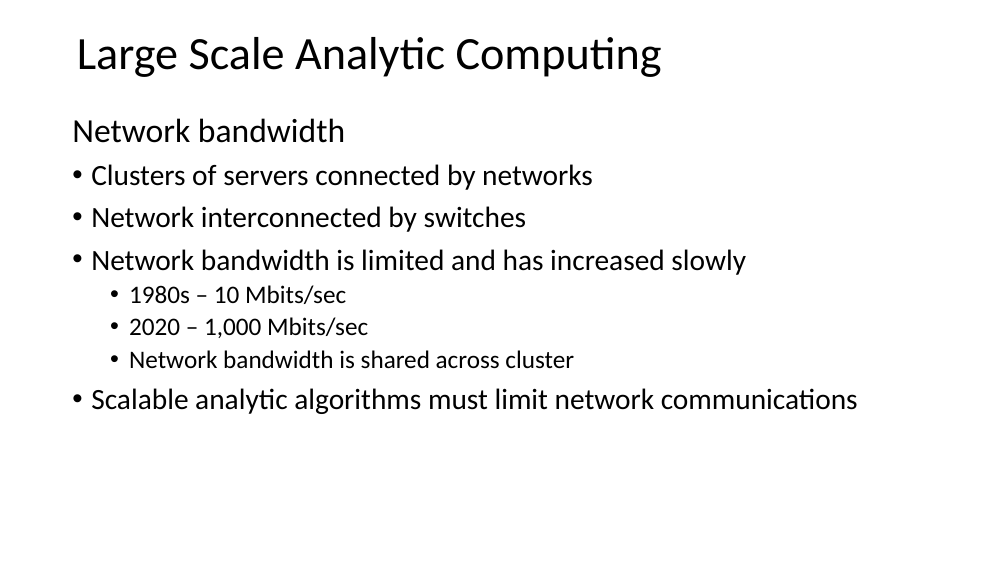
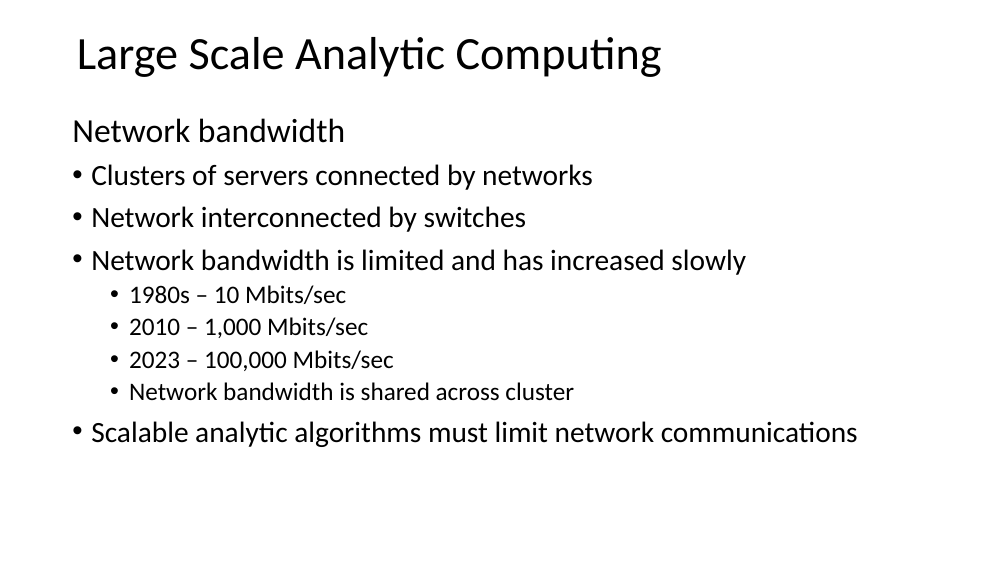
Before and after one commit to StephenElston/CSCI-E-108, a slide deck: slide 10 of slides/2_BigDataComputing.pptx. Drawn at 1008x567 pixels with LibreOffice and Linux fonts; fonts in the diff are those of the drawing. Boxes give left, top, right and bottom in pixels: in the first picture for what was removed or moved away, otherwise in the second. Text is boxed around its words. In the diff, an @@ line names an element or a change of style, - is before the commit and + after.

```diff
--- a/slides/2_BigDataComputing.pptx
+++ b/slides/2_BigDataComputing.pptx
@@ text at <box>129,317,394,371</box>: text changed @@
-  • 2020 – 1,000 Mbits/sec
+  • 2010 – 1,000 Mbits/sec
+  • 2023 – 100,000 Mbits/sec
```
Also in this commit, not shown: 3 other slides changed.
